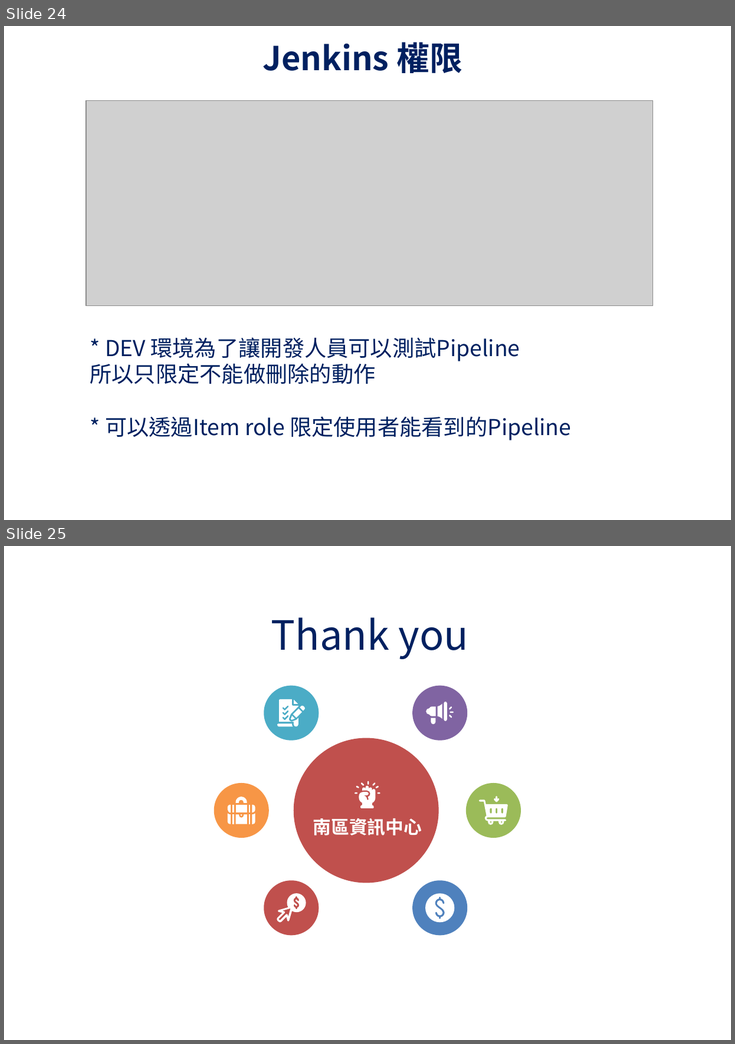
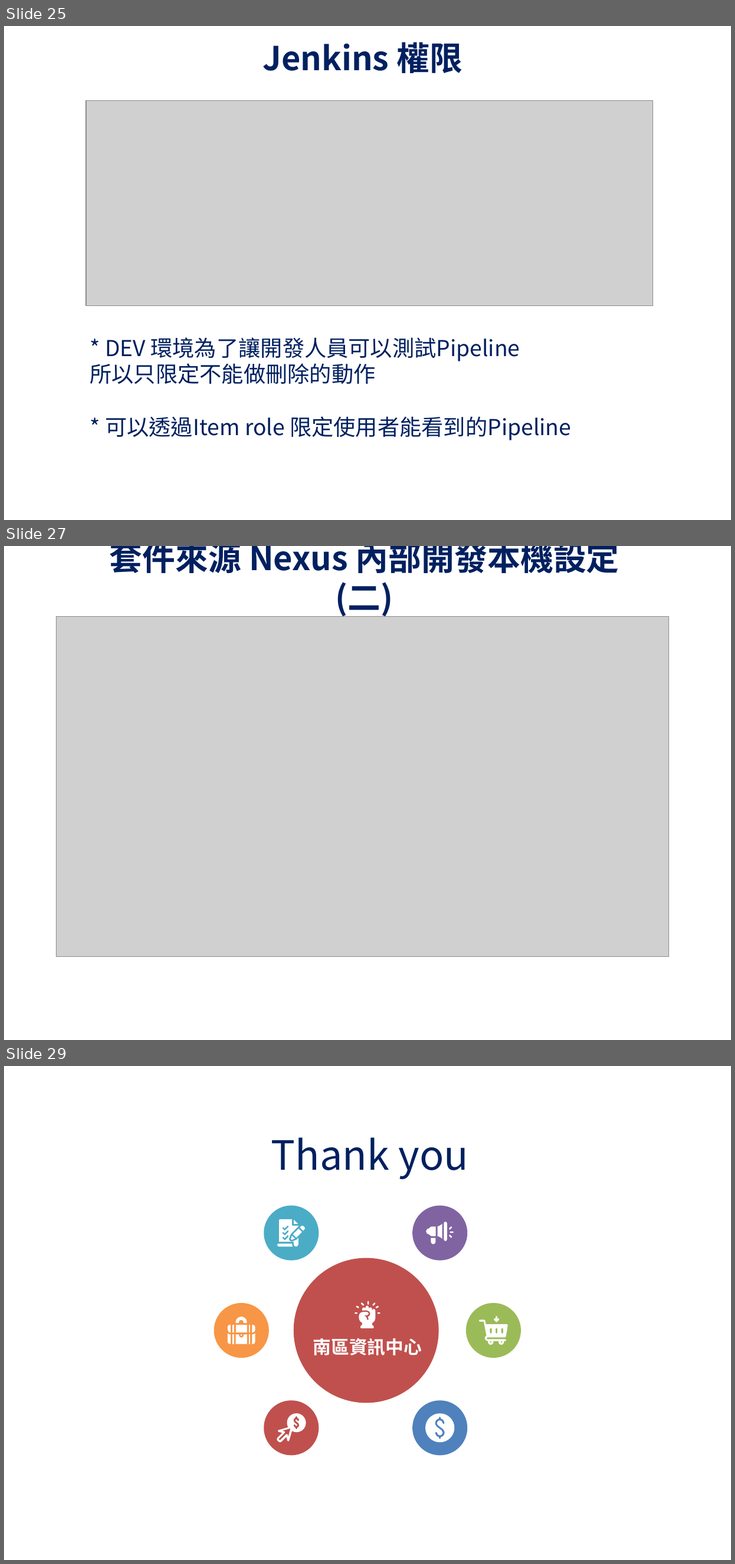
Before and after one commit to UDFWu/transfile, a slide deck: CICD Process.pptx. Shown one above the other, each under a label of ours: slides 24 and 25 before the commit, slides 25, 27 and 29 after it; the slides between them are not shown. The pictures are 735x1044 and 735x1564 pixels, drawn with LibreOffice and Linux fonts; fonts in the diff are those of the drawing; grey boxes stand for pictures; background and template pictures are left out. Boxes give left, top, right and bottom in pixels: in the first picture for what was removed or moved away, otherwise in the second. Text is boxed around its words. In the diff, an @@ line names an element or a change of style, - is before the commit and + after.

```diff
--- a/CICD Process.pptx
+++ b/CICD Process.pptx
@@ slide 27 added at [4,546,731,1040], background picture (left out) @@
@@ text added at [110,546,619,619], 36 pt, text #002060, bold @@
+套件來源 Nexus 內部開發本機設定(二)
@@ picture added at [56,617,669,958] @@
@@ what was slide 24 is now slide 25 @@
@@ what was slide 25 is now slide 29 @@
```
Also in this commit, not shown: 3 other slides added, 1 other file.
